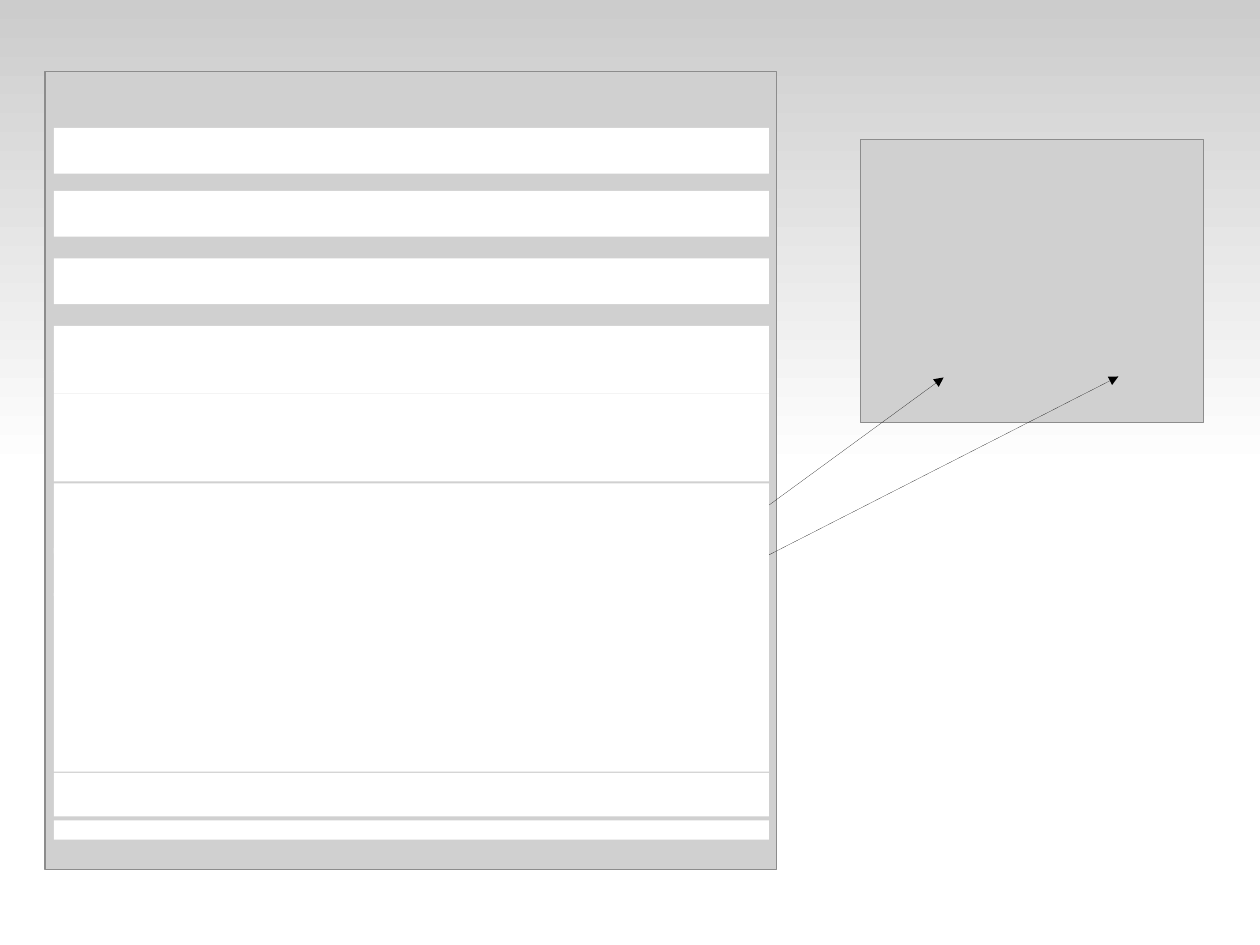
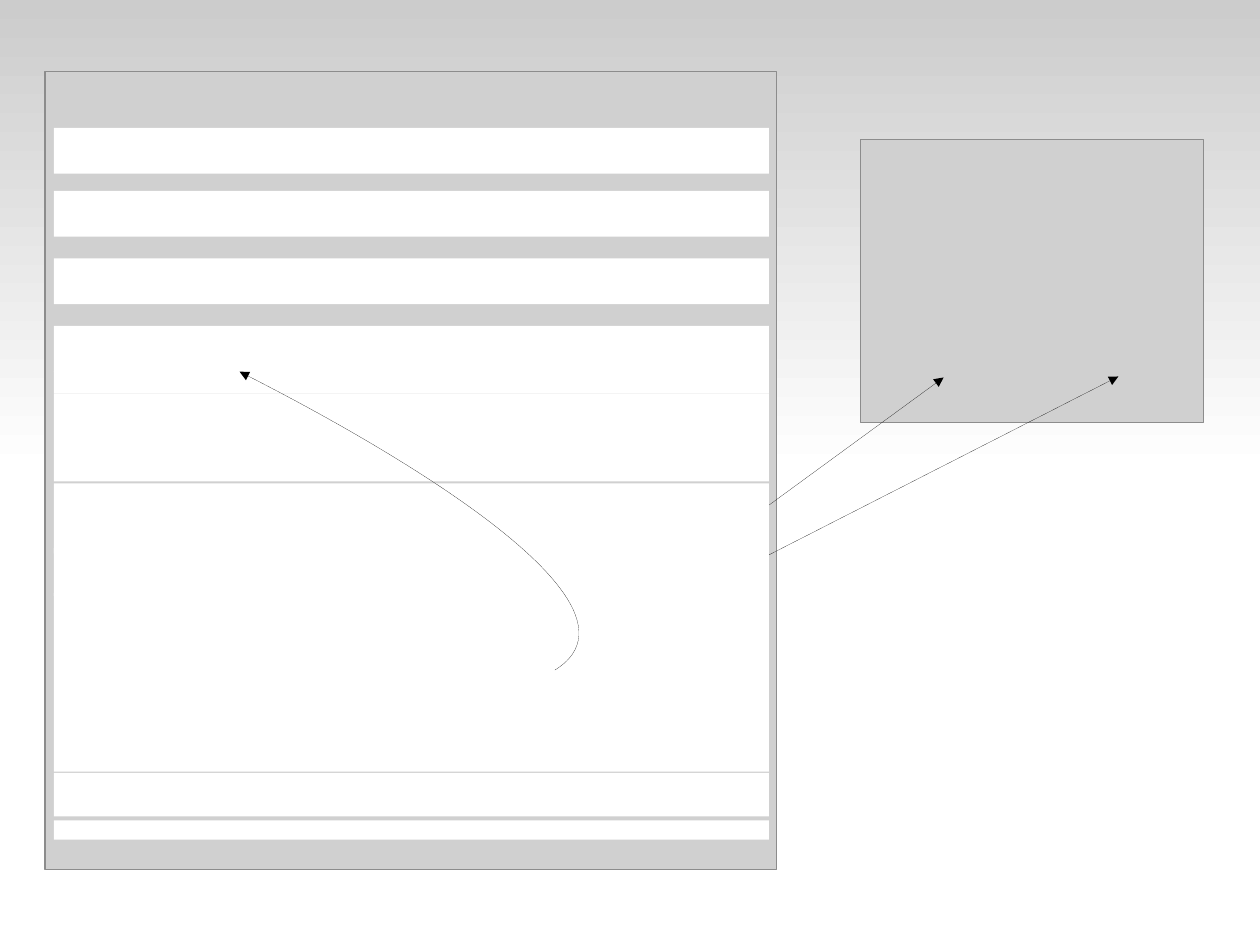
Before and after one commit to fsantanna-no/ceu-docs, a slide deck: slide 13 of ceu_curryon.odp. Drawn at 1260x945 pixels with LibreOffice and Linux fonts; fonts in the diff are those of the drawing; grey boxes stand for pictures. Boxes give left, top, right and bottom in pixels: in the first picture for what was removed or moved away, otherwise in the second. Text is boxed around its words. In the diff, an @@ line names an element or a change of style, - is before the commit and + after.

```diff
--- a/ceu_curryon.odp
+++ b/ceu_curryon.odp
@@ freeform shape added at [240, 372, 577, 670], outline #000000 0 pt @@
```
Also in this commit, not shown: 9 other slides changed.
